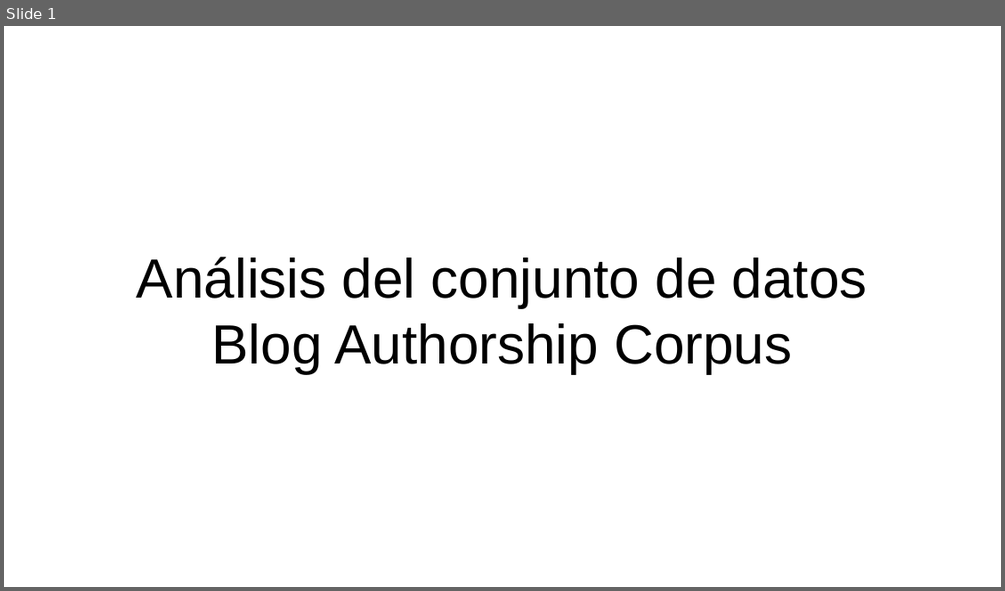
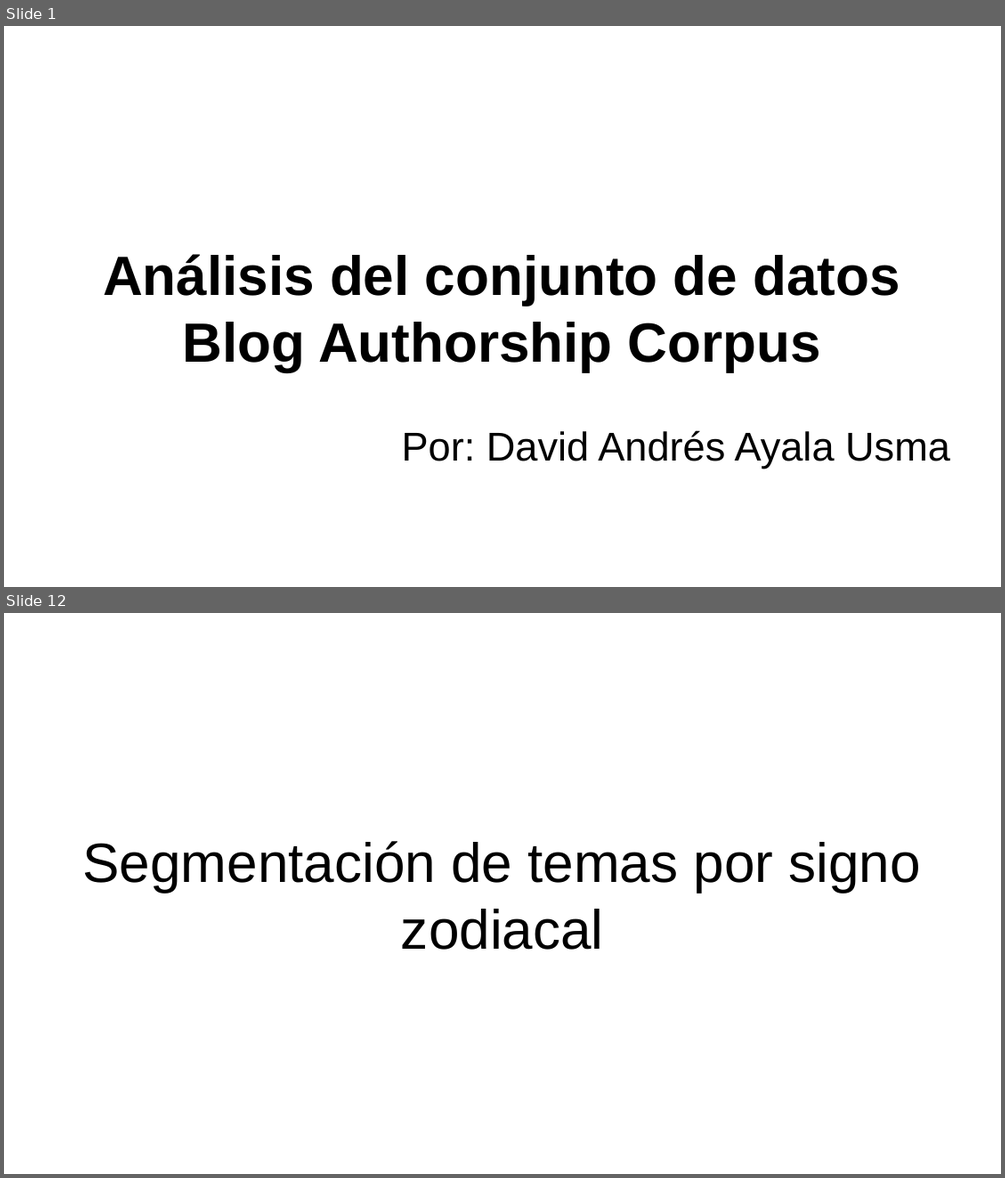
Before and after one commit to ayala-usma/test_Whale_Jaguar, a slide deck: Ayala-Usma_Whale_Jaguar_Test.pptx. Shown one above the other, each under a label of ours: slide 1 before the commit, slides 1 and 12 after it; the slides between them are not shown. The pictures are 1005x591 and 1005x1178 pixels, drawn with LibreOffice and Linux fonts; fonts in the diff are those of the drawing. Boxes give left, top, right and bottom in pixels: in the first picture for what was removed or moved away, otherwise in the second. Text is boxed around its words. In the diff, an @@ line names an element or a change of style, - is before the commit and + after.

```diff
--- a/Ayala-Usma_Whale_Jaguar_Test.pptx
+++ b/Ayala-Usma_Whale_Jaguar_Test.pptx
@@ slide 12 added at box(4, 613, 1001, 1174), background #FFFFFF @@
@@ text added at box(82, 841, 921, 949), 44 pt, text #000000 @@
+Segmentación de temas por signo zodiacal
@@ slide 1 changed as well @@
@@ text "Análisis del conjunto de datos ...": place and size @@
-text "Análisis del conjunto de datos ..." at box(137, 257, 867, 374)
+text "Análisis del conjunto de datos ..." at box(103, 254, 899, 371)
@@ text "Análisis del conjunto de datos ..." at box(103, 254, 899, 371): bold on @@
@@ text added at box(402, 430, 950, 467), 32 pt, text #000000 @@
+Por: David Andrés Ayala Usma
```
Also in this commit, not shown: 19 other slides added.
